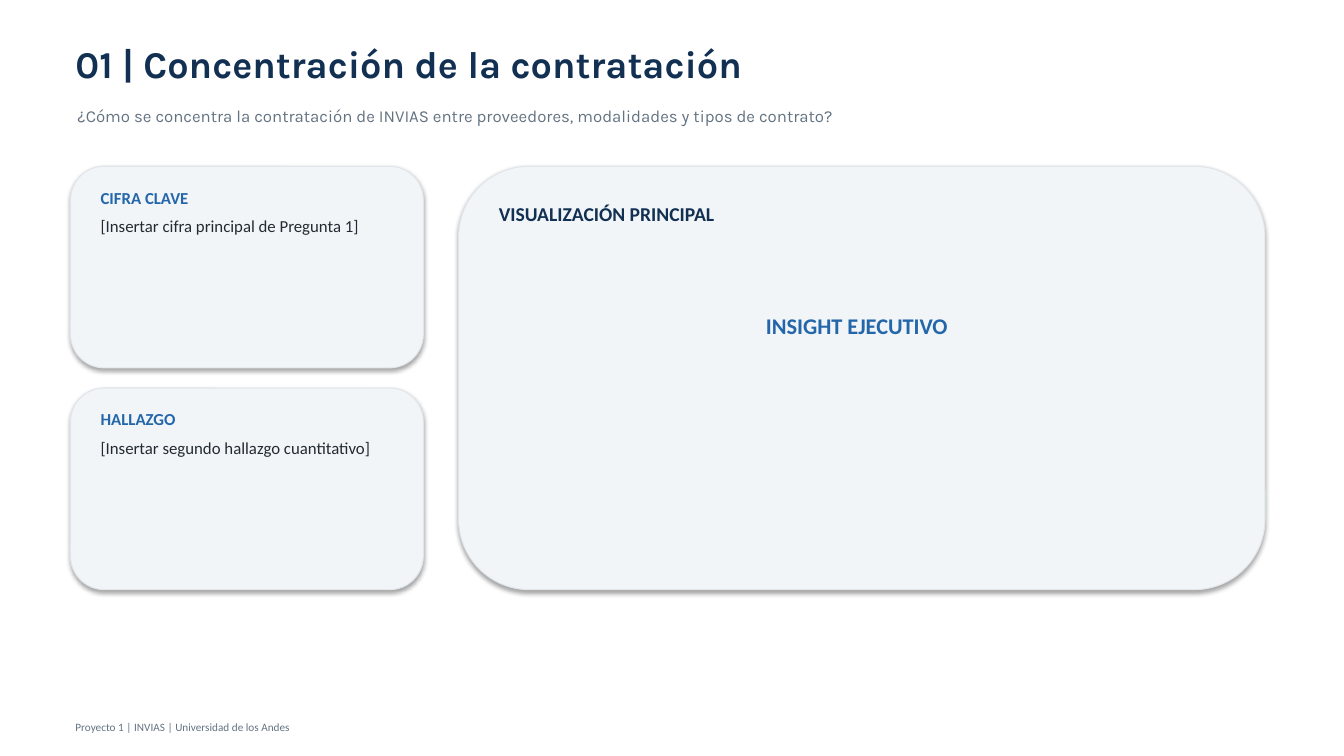
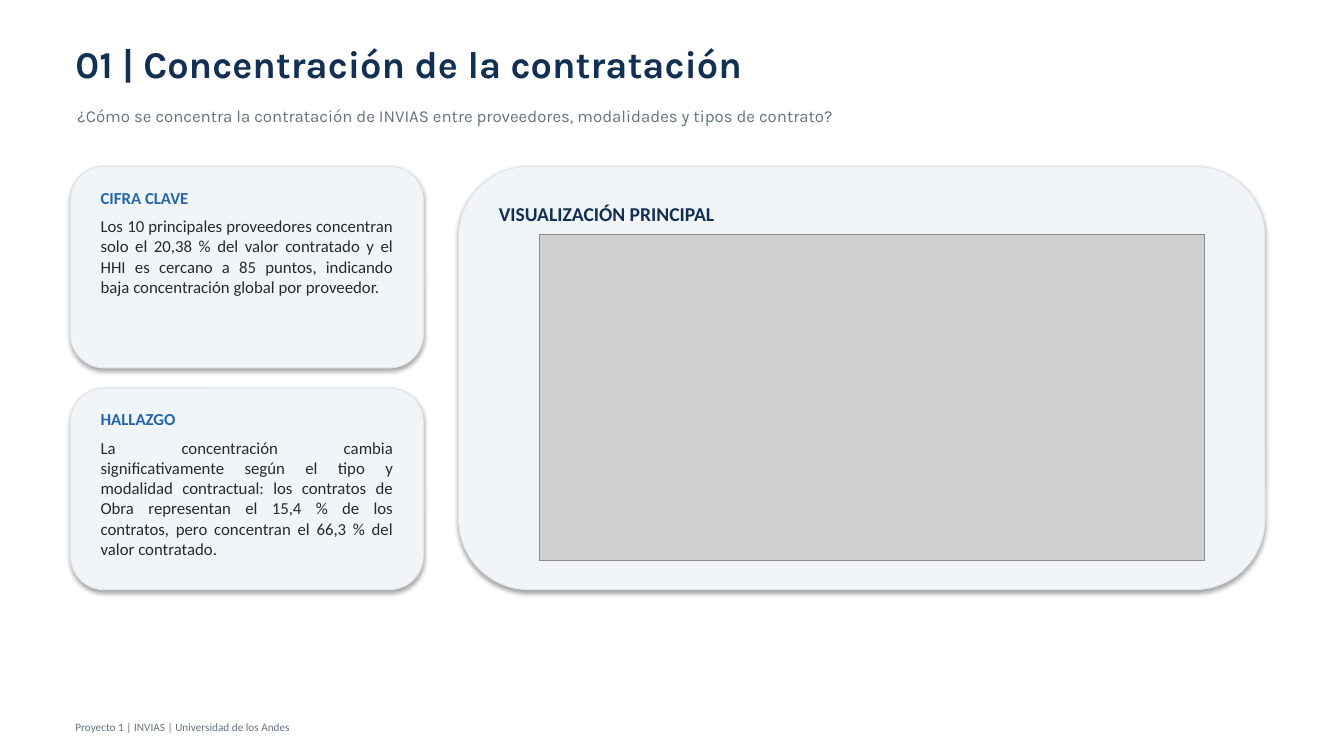
Before and after one commit to caldeeh/proyecto1-analitica-contratacion, a slide deck: slide 2 of Entregables/Presentacion_Proyecto_1_INVIAS.pptx. Drawn at 1344x756 pixels with LibreOffice and Linux fonts; fonts in the diff are those of the drawing; grey boxes stand for pictures. Boxes give left, top, right and bottom in pixels: in the first picture for what was removed or moved away, otherwise in the second. Text is boxed around its words. In the diff, an @@ line names an element or a change of style, - is before the commit and + after.

```diff
--- a/Entregables/Presentacion_Proyecto_1_INVIAS.pptx
+++ b/Entregables/Presentacion_Proyecto_1_INVIAS.pptx
@@ text at (101, 220, 393, 296): text changed @@
-[Insertar cifra principal de Pregunta 1]
+Los 10 principales proveedores concentran solo el 20,38 % del valor contratado y el HHI es cercano a 85 puntos, indicando baja concentración global por proveedor.
@@ picture added at (539, 235, 1205, 561) @@
@@ text removed at (766, 319, 947, 334) @@
-INSIGHT EJECUTIVO
@@ text at (101, 442, 393, 555): text changed @@
-[Insertar segundo hallazgo cuantitativo]
+La concentración cambia significativamente según el tipo y modalidad contractual: los contratos de Obra representan el 15,4 % de los contratos, pero concentran el 66,3 % del valor contratado.
```
Also in this commit, not shown: 2 other slides changed, 2 other files.
